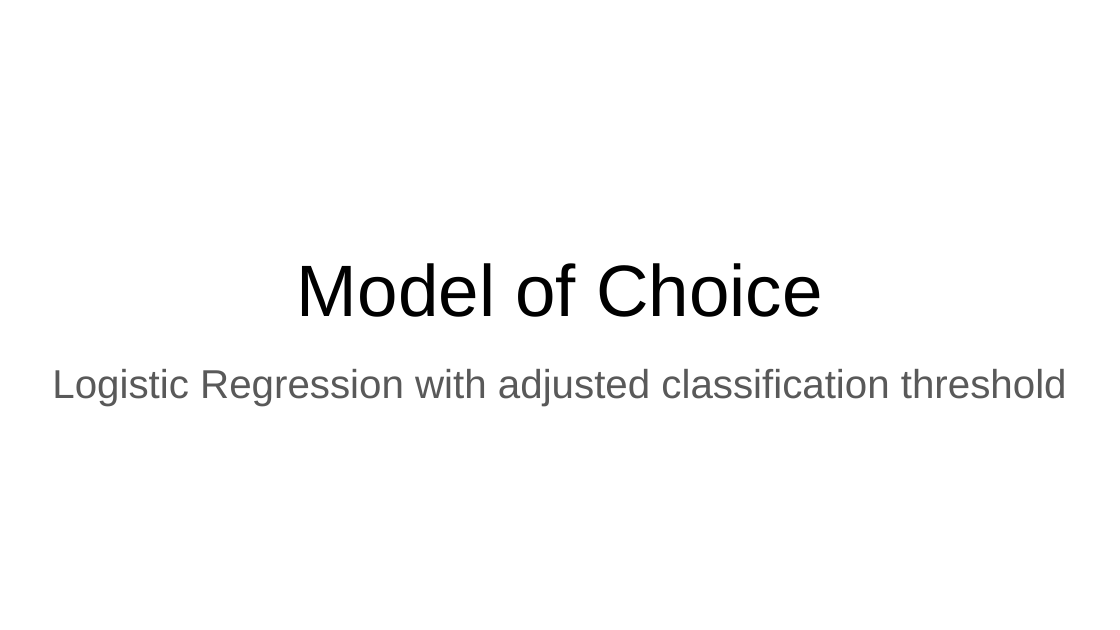
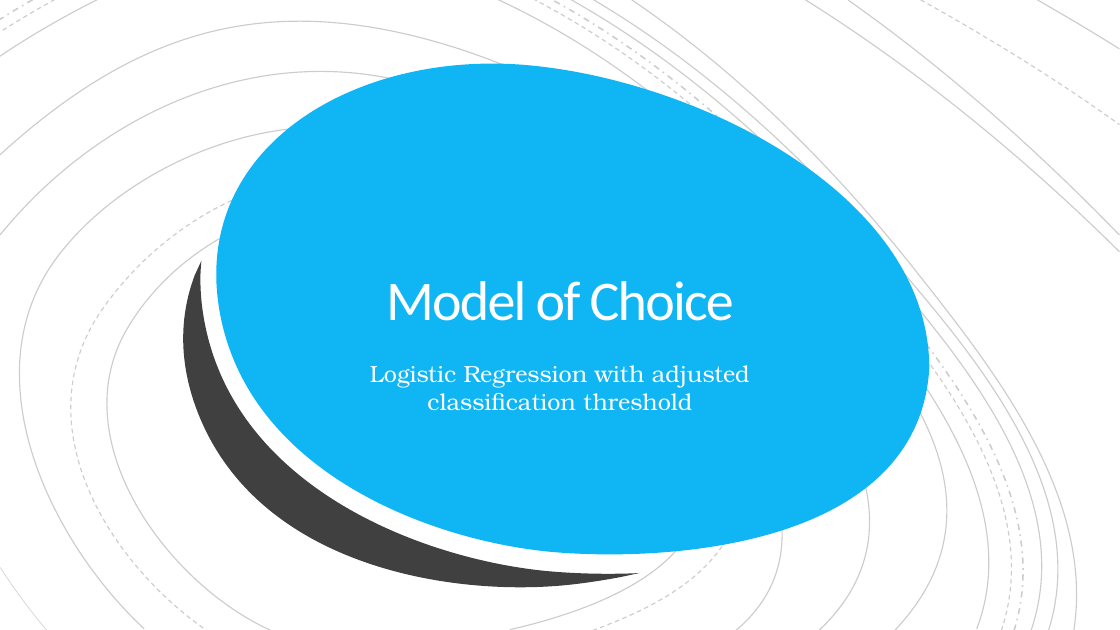
Before and after one commit to mathisme/ThinkfulSLCap, a slide deck: slide 16 of Capstone2.pptx. Drawn at 1120x630 pixels with LibreOffice and Linux fonts; fonts in the diff are those of the drawing. Boxes give left, top, right and bottom in pixels: in the first picture for what was removed or moved away, otherwise in the second. Text is boxed around its words. In the diff, an @@ line names an element or a change of style, - is before the commit and + after.

```diff
--- a/Capstone2.pptx
+++ b/Capstone2.pptx
@@ rectangle added at bbox=[0, 0, 1120, 629], fill #FFFFFF @@
@@ group added at bbox=[0, 0, 1120, 630]: 19 freeform shapes @@
@@ group added at bbox=[0, 0, 1120, 630]: 19 freeform shapes @@
@@ freeform shape added at bbox=[216, 64, 930, 554], fill #10B6F4 @@
@@ freeform shape added at bbox=[166, 190, 639, 630], fill #404040 @@
@@ title "Model of Choice": place and size @@
-title "Model of Choice" at bbox=[297, 263, 823, 317]
+title "Model of Choice" at bbox=[386, 281, 734, 321]
@@ title "Model of Choice" at bbox=[386, 281, 734, 321]: size 46.8 to 36 pt, font Arial to Calibri, text colour #000000 to #FFFEFF, letter spacing 0 to -1.1 pt; line spacing 1 to 0.8 @@
@@ subtitle "Logistic Regression with adjusted classification ...": place and size @@
-subtitle "Logistic Regression with adjusted classification ..." at bbox=[52, 369, 1067, 406]
+subtitle "Logistic Regression with adjusted classification ..." at bbox=[370, 365, 750, 411]
@@ subtitle "Logistic Regression with adjusted classification ..." at bbox=[370, 365, 750, 411]: size 25.9 to 15 pt, font Arial to TeX Gyre Bonum, text colour #595959 to #FFFEFF; more space between paragraphs @@
```
Also in this commit, not shown: 18 other slides changed.
